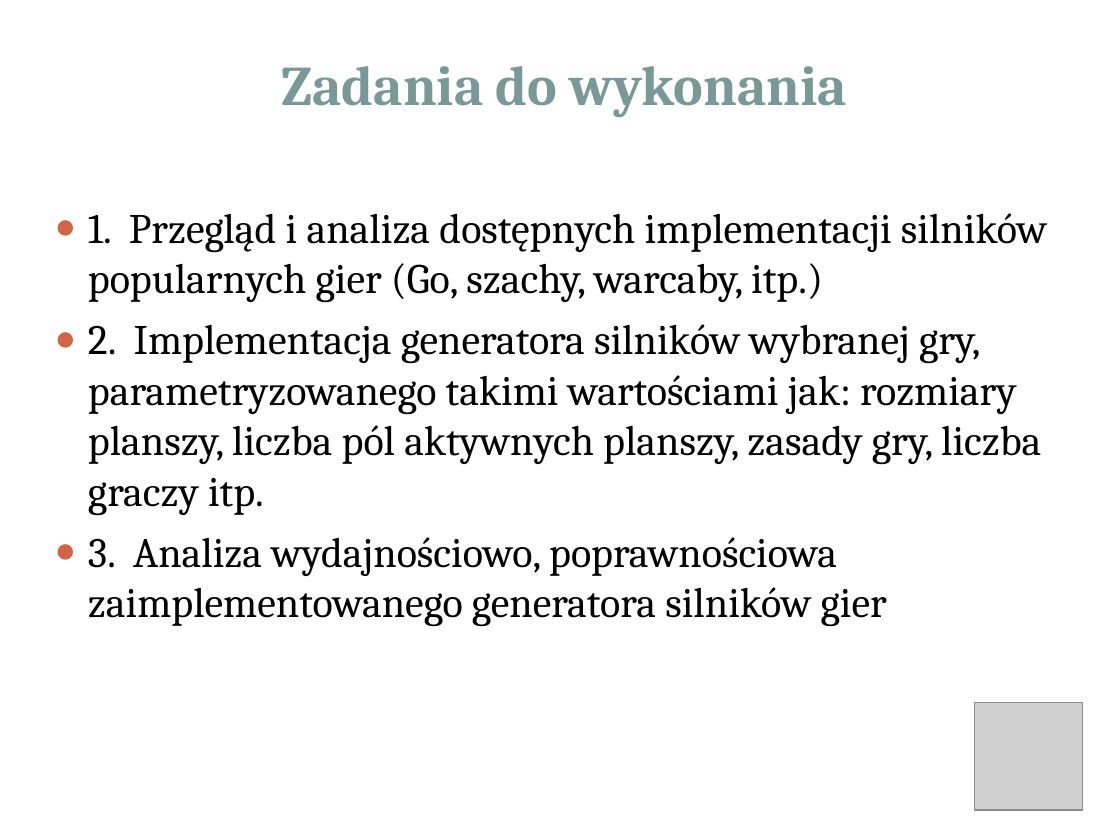
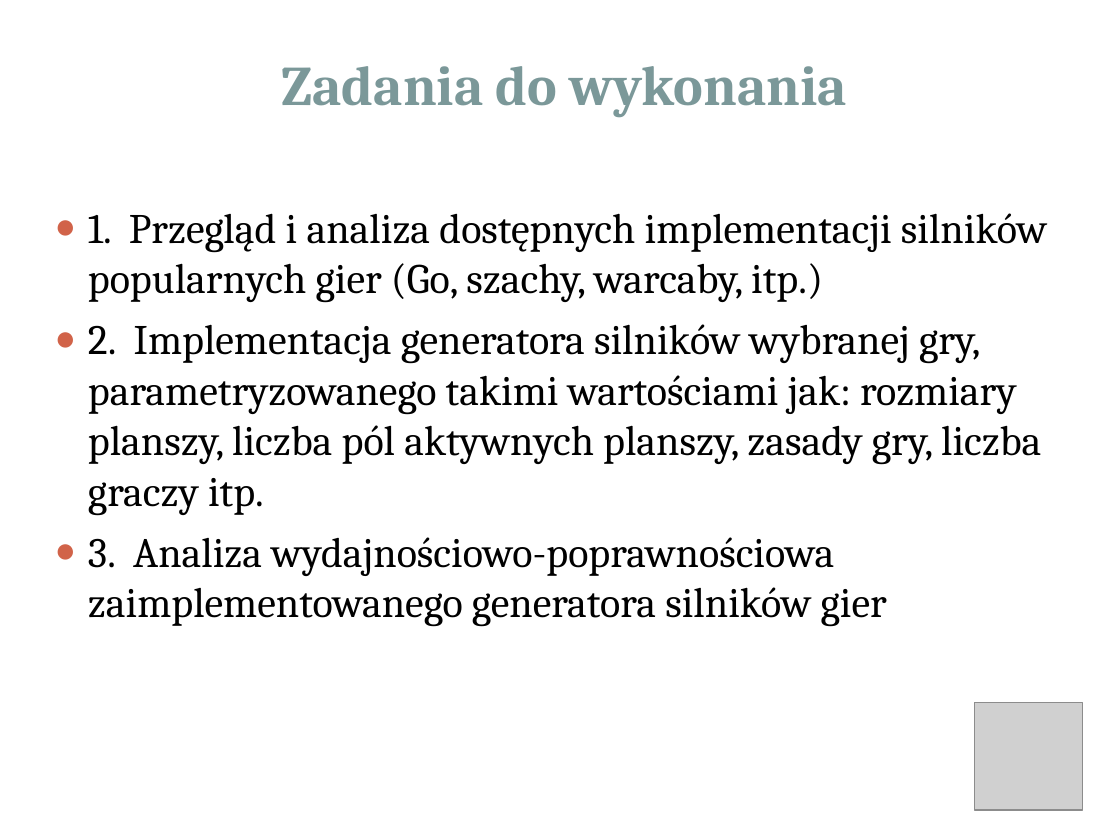
Before and after one commit to PawelTroka/LogicalGamesEnginesGenerator, a slide deck: slide 2 of docs/thesis/Presentation-pl.pptx (slide 3 before the commit). Drawn at 1120x840 pixels with LibreOffice and Linux fonts; fonts in the diff are those of the drawing; grey boxes stand for pictures. Boxes give left, top, right and bottom in pixels: in the first picture for what was removed or moved away, otherwise in the second. Text is boxed around its words. In the diff, an @@ line names an element or a change of style, - is before the commit and + after.

Commit message:
presentation finished

```diff
--- a/docs/thesis/Presentation-pl.pptx
+++ b/docs/thesis/Presentation-pl.pptx
@@ text at [88, 537, 887, 627]: text changed @@
-● 3. Analiza wydajnościowo, poprawnościowa zaimplementowanego generatora silników gier
+● 3. Analiza wydajnościowo-poprawnościowa zaimplementowanego generatora silników gier
```
Also in this commit, not shown: 7 other slides changed, 59 slides added, 46 slides removed.
